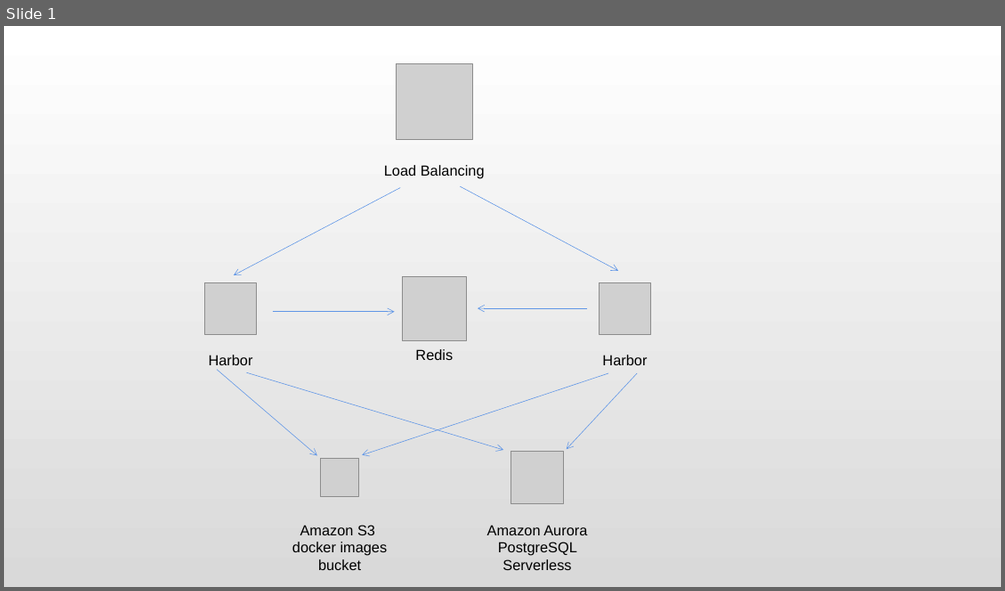
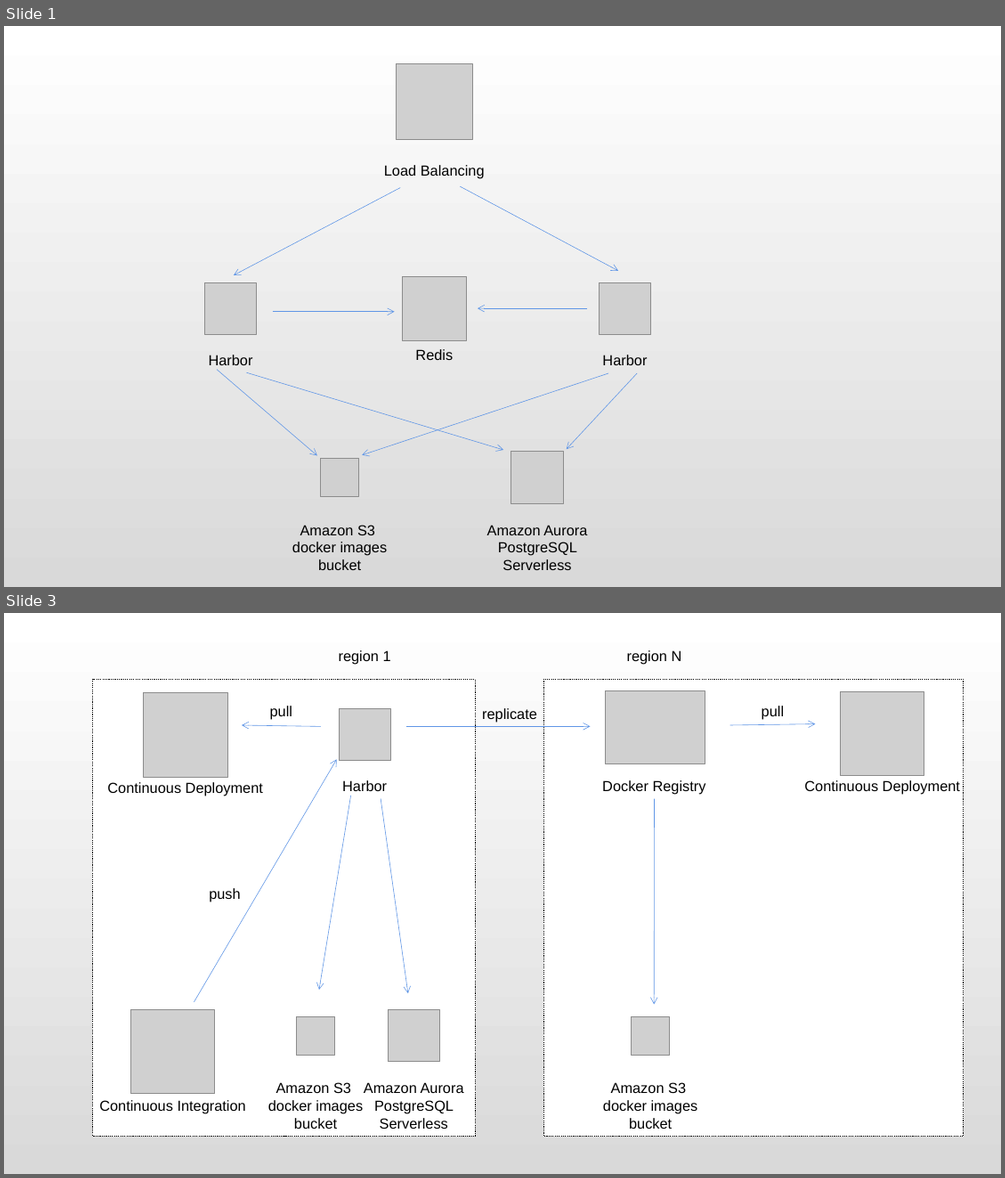
Before and after one commit to HuangDi1234/Doc, a slide deck: harbor_img/architecture.pptx. Shown one above the other, each under a label of ours: slide 1 before the commit, slides 1 and 3 after it; the slides between them are not shown. The pictures are 1005x591 and 1005x1178 pixels, drawn with LibreOffice and Linux fonts; fonts in the diff are those of the drawing; grey boxes stand for pictures. Boxes give left, top, right and bottom in pixels: in the first picture for what was removed or moved away, otherwise in the second. Text is boxed around its words. In the diff, an @@ line names an element or a change of style, - is before the commit and + after.

```diff
--- a/harbor_img/architecture.pptx
+++ b/harbor_img/architecture.pptx
@@ slide 3 added at (x1=4, y1=613, x2=1001, y2=1174), background #FFFFFF @@
@@ text added at (x1=339, y1=650, x2=391, y2=664), 14 pt, text #000000 @@
+region 1
@@ text added at (x1=627, y1=650, x2=682, y2=664), 14 pt, text #000000 @@
+region N
@@ rectangle added at (x1=93, y1=680, x2=476, y2=1135), fill #FFFFFF, outline #000000 1 pt dashed @@
@@ rectangle added at (x1=544, y1=680, x2=964, y2=1135), fill #FFFFFF, outline #000000 1 pt dashed @@
@@ picture added at (x1=606, y1=691, x2=704, y2=764) @@
@@ picture added at (x1=841, y1=691, x2=924, y2=775) @@
@@ picture added at (x1=144, y1=693, x2=227, y2=777) @@
@@ text added at (x1=270, y1=706, x2=292, y2=720), 14 pt, text #000000 @@
+pull
@@ picture added at (x1=339, y1=709, x2=390, y2=761) @@
@@ text added at (x1=482, y1=708, x2=537, y2=722), 14 pt, text #000000 @@
+replicate
@@ text added at (x1=761, y1=706, x2=784, y2=720), 14 pt, text #000000 @@
+pull
@@ arrow added from (321, 727) to (242, 725), #6096E6 0.5 pt @@
@@ arrow added from (406, 727) to (591, 727), #6096E6 0.5 pt @@
@@ arrow added from (730, 725) to (816, 723), #6096E6 0.5 pt @@
@@ arrow added from (194, 1002) to (337, 760), #6096E6 0.5 pt @@
@@ text added at (x1=107, y1=782, x2=263, y2=796), 14 pt, text #000000 @@
+Continuous Deployment
@@ arrow added from (351, 795) to (319, 989), #6096E6 0.5 pt @@
@@ text added at (x1=342, y1=780, x2=387, y2=791), 14 pt, text #000000 @@
+Harbor
@@ arrow added from (380, 798) to (408, 994), #6096E6 0.5 pt @@
@@ text added at (x1=602, y1=780, x2=706, y2=795), 14 pt, text #000000 @@
+Docker Registry
@@ arrow added from (655, 798) to (654, 1004), #6096E6 0.5 pt @@
@@ text added at (x1=804, y1=780, x2=960, y2=795), 14 pt, text #000000 @@
+Continuous Deployment
@@ text added at (x1=209, y1=888, x2=240, y2=901), 14 pt, text #000000 @@
+push
@@ picture added at (x1=131, y1=1009, x2=215, y2=1093) @@
@@ picture added at (x1=388, y1=1009, x2=439, y2=1061) @@
@@ picture added at (x1=297, y1=1016, x2=334, y2=1054) @@
@@ picture added at (x1=631, y1=1016, x2=670, y2=1054) @@
@@ text added at (x1=268, y1=1082, x2=363, y2=1128), 14 pt, text #000000 @@
+Amazon S3
+docker images bucket
@@ text added at (x1=364, y1=1082, x2=464, y2=1128), 14 pt, text #000000 @@
+Amazon Aurora PostgreSQL Serverless
@@ text added at (x1=603, y1=1082, x2=698, y2=1128), 14 pt, text #000000 @@
+Amazon S3
+docker images bucket
@@ text added at (x1=99, y1=1100, x2=246, y2=1114), 14 pt, text #000000 @@
+Continuous Integration
```
Also in this commit, not shown: 2 other slides added.
